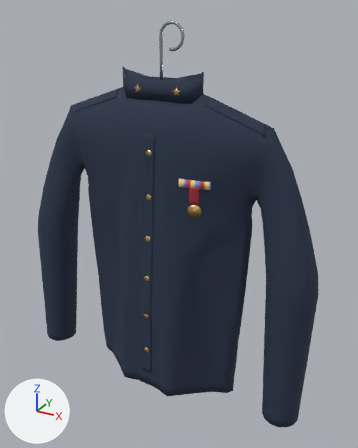
Before and after pictures for a commit that changed the glTF model assets/props/quarters/dress_uniform.glb.
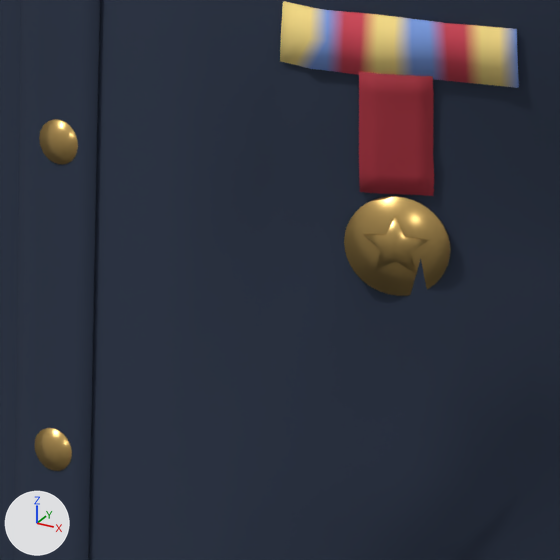
The first picture shows the older version from a camera (50 mm lens) standing at (0.562, -0.944, 0.026) and looking at (0.041, 0.003, -0.447). The close-ups show the older and then the newer version on the part from 39% to 60% of the width and 40% to 57% of the height of that picture. Only the edits that show in the close-ups are written down. Lighting does not change. The marker at lower left points along +X, +Y and +Z. Vertices at exactly the same position are counted once.

In view in the first close-up: 'Buttons', 'Medal', 'Placket', 'RibbonBar', 'TunicBody'.
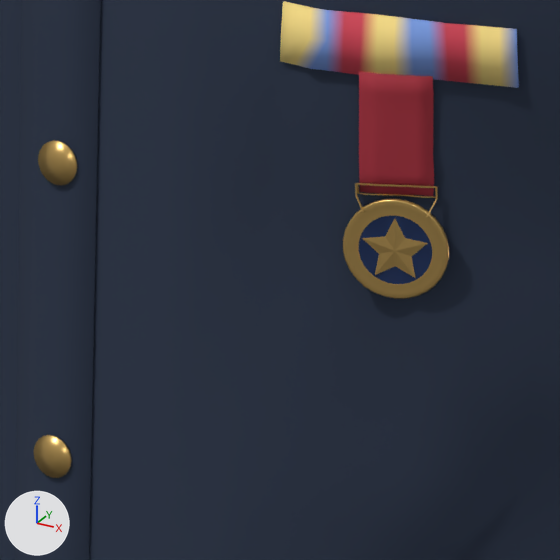
What changed in the scene script:
```text
Add mat_medalenamel:
    mat_medalenamel = bpy.data.materials.new('MedalEnamel')
    # nodes: BsdfPrincipled, Mix, OutputMaterial, VertexColor
    # colours: dark blue #162c57, mixed with the vertex colours
Change me_buttons:
    used by ob_buttons; location = (0.0, 0.0, 0.0)
    remove me_buttons.from_pydata(...)  # 396 vertices, 768 faces; spans x -0.007..0.007, y -0.092..-0.057, z -0.772..-0.258
    add me_buttons.from_pydata(...)  # 400 vertices, 768 faces; spans x -0.007..0.007, y -0.096..-0.033, z -0.857..-0.174
    me_buttons part 1: 1 vertex moved within x -0.006, y -0.065, z -0.368; 64 vertices removed from x -0.007..0.007, y -0.065..-0.064, z -0.372..-0.358; 48 vertices added at x -0.007..0.007, y -0.066..-0.065, z -0.378..-0.364
    me_buttons part 2: 64 vertices removed from x -0.007..0.007, y -0.073..-0.072, z -0.472..-0.458; 48 vertices added at x -0.007..0.007, y -0.074..-0.072, z -0.474..-0.46
    other edits to the shape of me_buttons do not show in these pictures
Change me_medal:
    used by ob_medal; location = (0.0, 0.0, 0.0)
    remove me_medal.from_pydata(...)  # 174 vertices, 336 faces; spans x 0.0927..0.1237, y -0.0563..-0.0455, z -0.399..-0.3281
    add me_medal.from_pydata(...)  # 491 vertices, 982 faces; spans x 0.0933..0.1242, y -0.057..-0.046, z -0.3991..-0.3281
    me_medal part 3: the loose piece of 82 vertices spanning x 0.0927..0.1237, y -0.0546..-0.0455, z -0.399..-0.367 is rebuilt with 421 vertices and now spans x 0.0933..0.1242, y -0.057..-0.046, z -0.3991..-0.3628
    me_medal part 4: the loose piece of 22 vertices spanning x 0.0985..0.1177, y -0.0537..-0.0482, z -0.3911..-0.373 is deleted
    add me_medal.materials.append(mat_medalenamel)
```

Changed parts and their boxes [x1, y1, x2, y2] in the close-ups (560 x 560 px; the box of a moved part takes in the faces that stretch with it):
'Medal', reshaped
    before: [344, 71, 450, 296]
    after: [343, 71, 449, 299]
'Buttons', reshaped
    before: [34, 119, 78, 471]
    after: [34, 140, 77, 478]
part 1 of me_buttons, moved or reshaped
    before: [39, 119, 78, 164]
    after: [38, 140, 77, 185]
part 2 of me_buttons, moved or reshaped
    before: [34, 428, 72, 471]
    after: [34, 435, 71, 478]
part 3 of me_medal, rebuilt (16% taller)
    before: [344, 196, 450, 296]
    after: [343, 183, 449, 299]
part 4 of me_medal, deleted
    before: [363, 216, 428, 274]
